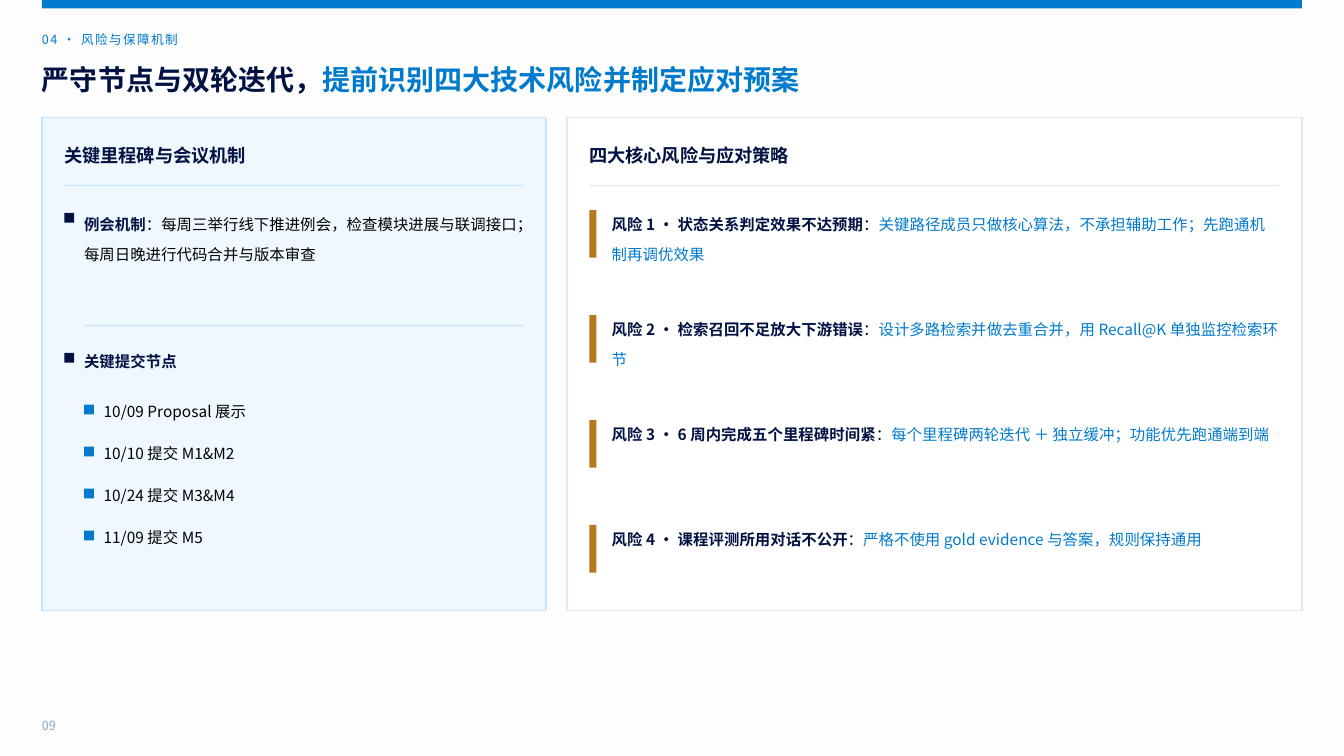
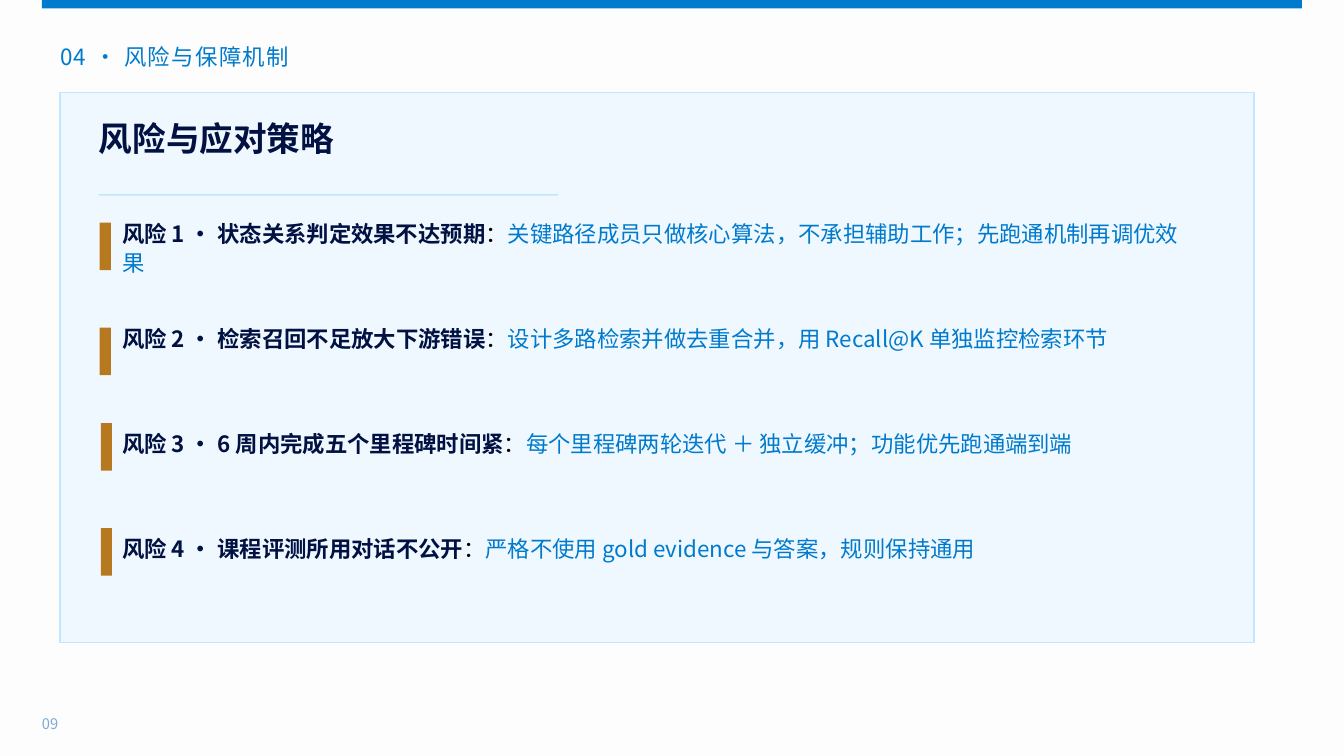
Before and after one commit to Chenyyyyyy666/ZJU-Software-Requirements-Engineering-Project, a slide deck: slide 9 of slides/proposal_ppt.pptx. Drawn at 1344x756 pixels with LibreOffice and Linux fonts; fonts in the diff are those of the drawing. Boxes give left, top, right and bottom in pixels: in the first picture for what was removed or moved away, otherwise in the second. Text is boxed around its words. In the diff, an @@ line names an element or a change of style, - is before the commit and + after.

```diff
--- a/slides/proposal_ppt.pptx
+++ b/slides/proposal_ppt.pptx
@@ text "04 · 风险与保障机制": place and size @@
-text "04 · 风险与保障机制" at [42, 33, 178, 45]
+text "04 · 风险与保障机制" at [60, 46, 289, 67]
@@ text "04 · 风险与保障机制" at [60, 46, 289, 67]: size 9 to 16 pt @@
@@ text removed at [42, 66, 799, 94] @@
-严守节点与双轮迭代，提前识别四大技术风险并制定应对预案
@@ rectangle: place and size @@
-rectangle at [42, 118, 546, 611]
+rectangle at [60, 93, 1255, 642]
@@ rectangle removed at [567, 118, 1302, 611] @@
@@ text removed at [64, 146, 245, 164] @@
-关键里程碑与会议机制
@@ text at [99, 122, 334, 154]: text changed; size 13 to 24 pt @@
-四大核心风险与应对策略
+风险与应对策略
@@ rectangle: place and size @@
-rectangle at [65, 185, 524, 186]
+rectangle at [99, 195, 559, 196]
@@ rectangle removed at [590, 185, 1280, 186] @@
@@ rectangle removed at [65, 213, 75, 223] @@
@@ text removed at [84, 217, 532, 262] @@
-例会机制：每周三举行线下推进例会，检查模块进展与联调接口；每周日晚进行代码合并与版本审查
@@ rectangle: place and size @@
-rectangle at [590, 210, 597, 257]
+rectangle at [100, 223, 111, 270]
@@ text "风险 1 · 状态关系判定效果不达预期：关键路径成员只做核心算法，不承担辅助工作；先跑通机制再调优效果": place and size @@
-text "风险 1 · 状态关系判定效果不达预期：关键路径成员只做核心算法，不承担辅助工作；先跑通机制再调优效果" at [612, 216, 1265, 262]
+text "风险 1 · 状态关系判定效果不达预期：关键路径成员只做核心算法，不承担辅助工作；先跑通机制再调优效果" at [122, 222, 1178, 273]
@@ rectangle removed at [84, 325, 523, 326] @@
@@ rectangle: place and size @@
-rectangle at [590, 315, 597, 362]
+rectangle at [100, 328, 111, 375]
@@ text "风险 2 · 检索召回不足放大下游错误：设计多路检索并做去重合并，用 Recall@K ...": place and size @@
-text "风险 2 · 检索召回不足放大下游错误：设计多路检索并做去重合并，用 Recall@K ..." at [612, 322, 1278, 367]
+text "风险 2 · 检索召回不足放大下游错误：设计多路检索并做去重合并，用 Recall@K ..." at [122, 328, 1108, 351]
@@ rectangle removed at [65, 353, 75, 363] @@
@@ text removed at [84, 354, 177, 369] @@
-关键提交节点
@@ rectangle removed at [84, 404, 94, 414] @@
@@ text removed at [104, 404, 246, 421] @@
-10/09 Proposal 展示
@@ rectangle removed at [84, 447, 94, 457] @@
@@ rectangle: place and size @@
-rectangle at [590, 420, 597, 468]
+rectangle at [101, 423, 112, 471]
@@ text removed at [104, 446, 235, 462] @@
-10/10 提交 M1&M2
@@ text "风险 3 · 6 周内完成五个里程碑时间紧：每个里程碑两轮迭代 ...": place and size @@
-text "风险 3 · 6 周内完成五个里程碑时间紧：每个里程碑两轮迭代 ..." at [612, 427, 1269, 443]
+text "风险 3 · 6 周内完成五个里程碑时间紧：每个里程碑两轮迭代 ..." at [122, 433, 1073, 456]
@@ rectangle removed at [84, 489, 94, 499] @@
@@ text removed at [104, 488, 235, 504] @@
-10/24 提交 M3&M4
@@ rectangle removed at [84, 530, 94, 540] @@
@@ rectangle: place and size @@
-rectangle at [590, 525, 597, 573]
+rectangle at [101, 528, 112, 576]
@@ text removed at [104, 530, 203, 546] @@
-11/09 提交 M5
@@ size 11 to 16 pt in 4 elements at [122, 222, 1178, 273], [122, 328, 1108, 351], [122, 433, 1073, 456], [122, 538, 975, 562] @@
@@ text "风险 4 · 课程评测所用对话不公开：严格不使用 gold ...": place and size @@
-text "风险 4 · 课程评测所用对话不公开：严格不使用 gold ..." at [612, 532, 1201, 549]
+text "风险 4 · 课程评测所用对话不公开：严格不使用 gold ..." at [122, 538, 975, 562]
@@ text "09" at [42, 718, 58, 729]: size 9 to 10.5 pt @@
```
Also in this commit, not shown: 8 other slides changed, 1 slide added, 1 slide removed, 1 other file.
